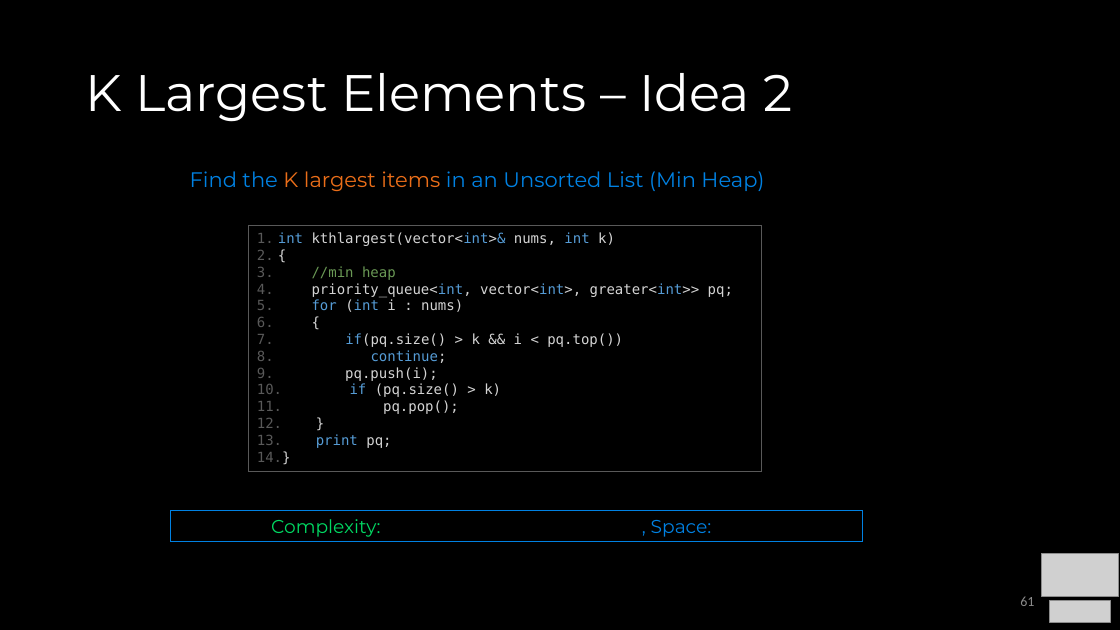
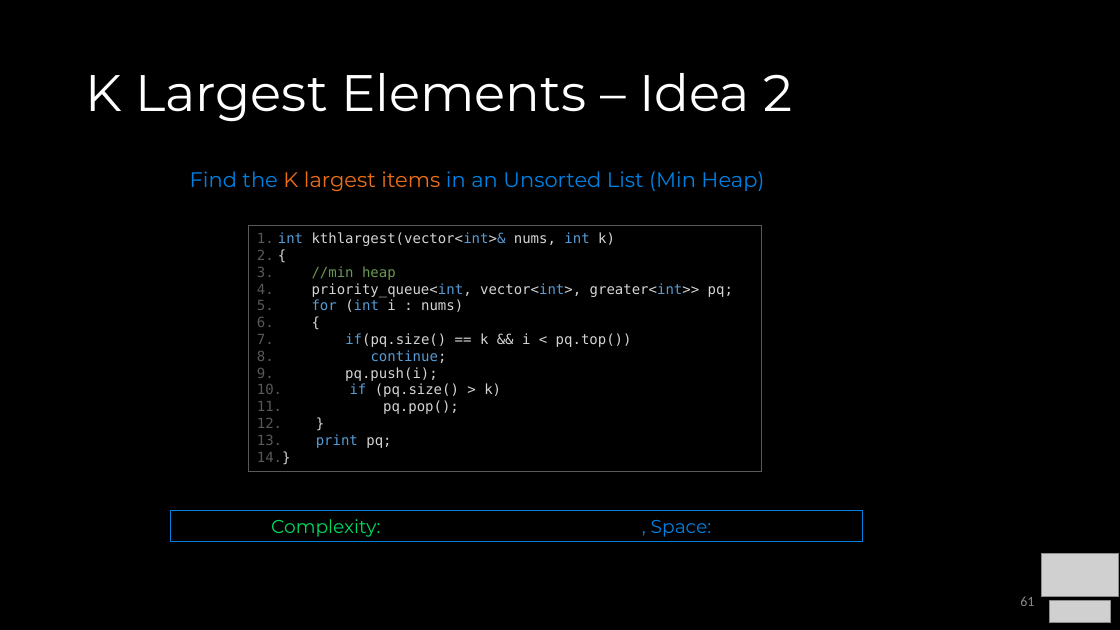
Before and after one commit to COP3530/Instructional-Content, a slide deck: slide 61 of Slides/Slides-PPT/5 - Heaps.pptx. Drawn at 1120x630 pixels with LibreOffice and Linux fonts; fonts in the diff are those of the drawing; grey boxes stand for pictures. Boxes give left, top, right and bottom in pixels: in the first picture for what was removed or moved away, otherwise in the second. Text is boxed around its words. In the diff, an @@ line names an element or a change of style, - is before the commit and + after.

```diff
--- a/Slides/Slides-PPT/5 - Heaps.pptx
+++ b/Slides/Slides-PPT/5 - Heaps.pptx
@@ text in rectangle at (345, 333, 632, 347): text changed @@
-7. if(pq.size() > k && i < pq.top())
+7. if(pq.size() == k && i < pq.top())
```
Also in this commit, not shown: 1 other slide changed, 3 other files.
